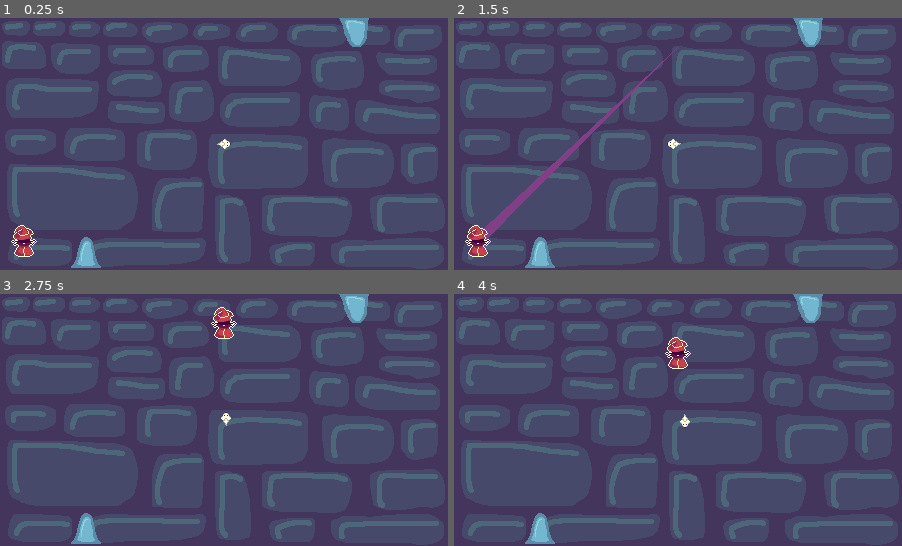
Above: before the commit, frames 1-4 (two rows, left to right).
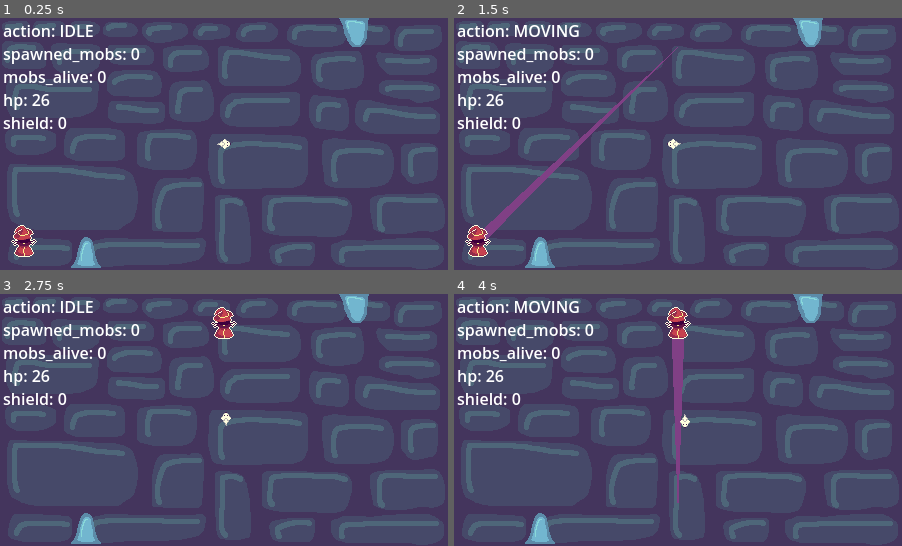
Above: after the commit, the same moments.

Repository: BlendyDev/GMTK2025
Game: Godot game, scene res://Scenes/level.tscn
The game is run twice, just before and just after one commit, with the same random seed, the same clock (stepped at 60 frames per second) and the same inputs. Sound files missing from this copy of the repository are replaced by a short silence.
Inputs (mouse positions are in pixels of both pictures, inside the frame that each line leads up to):
- Up to frame 1 (0.25 s): no input
- Up to frame 2 (1.5 s): tap Enter at 0.5 s; hold Space (Space) 0.53-1.28 s; hold Up (Up) from 0.53 s (still down); click (678, 144) at 0.67 s; move the mouse to (655, 144) at 1.27 s; tap Space (Space) at 1.35 s; click (655, 144) at 1.42 s
- Up to frame 3 (2.75 s): keep holding Up (Up); move the mouse to (232, 414) at 2.02 s; hold Space (Space) from 2.03 s (still down); click (232, 414) at 2.17 s
- Up to frame 4 (4 s): keep holding Up (Up); move the mouse to (673, 425) at 2.77 s; release Space (Space) at 2.78 s; tap Space (Space) at 2.85, 3.5 s; click (673, 425) at 2.92 s; move the mouse to (709, 422) at 3.52 s; hold Space (Space) from 3.53 s (still down); click (709, 422) at 3.67 s

The runs differ from the first frame. In frame 1, 2.1% of the frame differs, in the area x 0-32%, y 2-45%; in frame 2, 2.3%; in frame 3, 2.1%; in frame 4, 4.0%, in the area x 0-53%, y 2-83%.

Commit message:
fix: camera autoload, boss movement speed based on distance, parametrize boss speed, debug menu, fix unpause hiding mouse pre playing state

Diff:
--- a/Scenes/boss.tscn
+++ b/Scenes/boss.tscn
@@ -141,6 +141,47 @@
 "values": [Color(1, 1, 1, 1)]
 }
 
+[sub_resource type="Animation" id="Animation_q76ad"]
+resource_name = "shielding"
+length = 0.4
+loop_mode = 1
+tracks/0/type = "value"
+tracks/0/imported = false
+tracks/0/enabled = true
+tracks/0/path = NodePath("AnimatedSprite2D:animation")
+tracks/0/interp = 1
+tracks/0/loop_wrap = true
+tracks/0/keys = {
+"times": PackedFloat32Array(0),
+"transitions": PackedFloat32Array(1),
+"update": 1,
+"values": [&"shielding"]
+}
+tracks/1/type = "value"
+tracks/1/imported = false
+tracks/1/enabled = true
+tracks/1/path = NodePath("AnimatedSprite2D:frame")
+tracks/1/interp = 1
+tracks/1/loop_wrap = true
+tracks/1/keys = {
+"times": PackedFloat32Array(0, 0.2),
+"transitions": PackedFloat32Array(1, 1),
+"update": 1,
+"values": [0, 1]
+}
+tracks/2/type = "value"
+tracks/2/imported = false
+tracks/2/enabled = true
+tracks/2/path = NodePath("AnimatedSprite2D:modulate")
+tracks/2/interp = 1
+tracks/2/loop_wrap = true
+tracks/2/keys = {
+"times": PackedFloat32Array(0),
+"transitions": PackedFloat32Array(1),
+"update": 0,
+"values": [Color(1, 1, 1, 1)]
+}
+
 [sub_resource type="Animation" id="Animation_odcco"]
 resource_name = "spawning"
 length = 0.4
@@ -180,47 +221,6 @@
 "transitions": PackedFloat32Array(1),
 "update": 0,
 "values": [Color(1, 1, 1, 0.611765)]
-}
-
-[sub_resource type="Animation" id="Animation_q76ad"]
-resource_name = "shielding"
-length = 0.4
-loop_mode = 1
-tracks/0/type = "value"
-tracks/0/imported = false
-tracks/0/enabled = true
-tracks/0/path = NodePath("AnimatedSprite2D:animation")
-tracks/0/interp = 1
-tracks/0/loop_wrap = true
-tracks/0/keys = {
-"times": PackedFloat32Array(0),
-"transitions": PackedFloat32Array(1),
-"update": 1,
-"values": [&"shielding"]
-}
-tracks/1/type = "value"
-tracks/1/imported = false
-tracks/1/enabled = true
-tracks/1/path = NodePath("AnimatedSprite2D:frame")
-tracks/1/interp = 1
-tracks/1/loop_wrap = true
-tracks/1/keys = {
-"times": PackedFloat32Array(0, 0.2),
-"transitions": PackedFloat32Array(1, 1),
-"update": 1,
-"values": [0, 1]
-}
-tracks/2/type = "value"
-tracks/2/imported = false
-tracks/2/enabled = true
-tracks/2/path = NodePath("AnimatedSprite2D:modulate")
-tracks/2/interp = 1
-tracks/2/loop_wrap = true
-tracks/2/keys = {
-"times": PackedFloat32Array(0),
-"transitions": PackedFloat32Array(1),
-"update": 0,
-"values": [Color(1, 1, 1, 1)]
 }
 
 [sub_resource type="AnimationLibrary" id="AnimationLibrary_q76ad"]
--- a/Scenes/level.tscn
+++ b/Scenes/level.tscn
@@ -44,6 +44,20 @@
 
 [node name="Level" type="Node2D"]
 script = ExtResource("1_ha31o")
+
+[node name="DebugText" type="RichTextLabel" parent="."]
+anchors_preset = 15
+anchor_right = 1.0
+anchor_bottom = 1.0
+offset_left = -221.0
+offset_top = -125.0
+offset_right = 176.0
+offset_bottom = 79.0
+grow_horizontal = 2
+grow_vertical = 2
+mouse_filter = 2
+text = "popbob"
+fit_content = true
 
 [node name="Trail" type="StaticBody2D" parent="."]
 collision_layer = 256
--- a/Scripts/boss.gd
+++ b/Scripts/boss.gd
@@ -17,11 +17,12 @@
 @onready var timer = $SwitchAction
 @onready var rng = RandomNumberGenerator.new()
 @onready var animation_player := $AnimationPlayer
+@onready var debug_text: RichTextLabel = $"../DebugText"
 
 enum Action {PRE, IDLE, MOVING, SPAWNING, SHIELD, SHIELD_MOVING, DYING}
 @export var action: Action
-var speed = 250.0
 var hp = 26
+var shield = 0
 @onready var snapped_pos = CENTER
 @onready var trail_curve = preload("res://Templates/boss_trail_curve.tres")
 @onready var mob_scene = preload("res://Scenes/mob.tscn")
@@ -30,6 +31,8 @@
 var line_tween: Tween
 var pos_tween: Tween
 var available_locations := [UP_LEFT, LEFT, DOWN_LEFT, DOWN, DOWN_RIGHT, RIGHT, UP_RIGHT, UP]
+@export var dash_speed := 300.0
+@export var spawn_shield_speed := 100.0
 
 func _ready() -> void:
 	action = Action.PRE
@@ -39,12 +42,13 @@
 
 func _process(delta: float) -> void:
 	if (Engine.time_scale == 0): return
+	debug_text.text = "action: " + Action.keys()[action] + "\nspawned_mobs: " + str(spawned_mobs) + "\nmobs_alive: " + str(mobs_alive) + "\nhp: " + str(hp) + "\nshield: " + str(shield)
 	if (action == Action.SHIELD and mobs_alive == 0):
 		start_spawning()
 
 func start_spawning():
 	action = Action.SPAWNING
-	trail_to_random_pos(1.5)
+	trail_to_random_pos(spawn_shield_speed)
 	animation_player.play("spawning")
 	spawned_mobs = 0
 
@@ -75,14 +79,14 @@
 	if (Input.is_key_pressed(KEY_SPACE)):
 		pass
 
-func move(index: int, time_sec: float = 0.5):
+func move(index: int, move_speed: float = dash_speed):
 	var new_pos = available_locations.get(index)
 	available_locations.remove_at(index)
 	available_locations.append(snapped_pos)
 	snapped_pos = new_pos
-	trail_to_move(snapped_pos, time_sec)
+	trail_to_move(snapped_pos, move_speed)
 
-func trail_to_move(pos: Vector2, time_sec: float = 0.5):
+func trail_to_move(pos: Vector2, move_speed: float = dash_speed):
 	if (pos_tween):
 		pos_tween.kill()
 	var line = Line2D.new()
@@ -98,14 +102,14 @@
 	line_tween.set_trans(Tween.TRANS_CUBIC)
 	line_tween.tween_property(line, "width", 0, 0.75)
 	line_tween.tween_callback(line.queue_free)
-	line_tween.tween_callback(execute_move.bind(pos, time_sec))
+	line_tween.tween_callback(execute_move.bind(pos, move_speed))
 
 
-func execute_move(pos: Vector2, time_sec: float = 0.5):
+func execute_move(pos: Vector2, move_speed: float = dash_speed):
 	pos_tween = get_tree().create_tween()
 	pos_tween.set_ease(Tween.EASE_OUT)
 	pos_tween.set_trans(Tween.TRANS_QUINT)
-	pos_tween.tween_property(self, "position", pos, time_sec)
+	pos_tween.tween_property(self, "position", pos, pos.distance_to(position) / move_speed)
 	pos_tween.tween_callback(finish_move)
 
 func move_to(loc: Vector2):
@@ -129,7 +133,7 @@
 			else: action = Action.SHIELD
 		elif (action == Action.SPAWNING):
 			if (spawned_mobs < 3):
-				trail_to_random_pos(1.5)
+				trail_to_random_pos(spawn_shield_speed)
 				spawn_mob()
 				mobs_alive += 1
 				timer.wait_time = 1.5
@@ -139,7 +143,7 @@
 					spawned_mobs = 0
 					action = Action.SHIELD_MOVING
 					animation_player.play("shielding")
-					trail_to_move(UP_LEFT, 1.5)
+					trail_to_move(UP_LEFT, spawn_shield_speed)
 				else:
 					start_spawning()
 		return
@@ -162,10 +166,10 @@
 	mob.call_deferred("init_random")
 	pass
 
-func trail_to_random_pos(time_sec: float = 0.5):
+func trail_to_random_pos(move_speed: float = dash_speed):
 	var x := rng.randf_range(LEFT.x, RIGHT.x)
 	var y := rng.randf_range(DOWN.y, UP.y)
-	trail_to_move(Vector2(x, y), time_sec)
+	trail_to_move(Vector2(x, y), move_speed)
 
 func _on_player_detect_area_entered(area: Area2D) -> void:
 	if (Input.is_key_pressed(KEY_SPACE)):
@@ -175,7 +179,7 @@
 			hp -= 1
 			if (hp%5 == 0):
 				if (action == Action.IDLE):
-					trail_to_random_pos(1.5)
+					trail_to_random_pos(spawn_shield_speed)
 					timer.wait_time = 1.5
 					timer.start()
 				animation_player.play("spawning")
--- a/Scripts/level.gd
+++ b/Scripts/level.gd
@@ -1,5 +1,7 @@
 extends Node2D
 class_name Level
+
+@onready var player: Player = $Player
 
 func pause():
 	$PauseMenu.visible = true
@@ -8,8 +10,7 @@
 func unpause():
 	$PauseMenu.visible = false
 	Engine.time_scale = 1
-	Input.set_mouse_mode(Input.MOUSE_MODE_CAPTURED)
-
+	if player.playing: Input.set_mouse_mode(Input.MOUSE_MODE_CAPTURED)
 
 func _process(delta: float) -> void:
 	if Input.is_action_just_pressed("Esc") and !$PauseMenu.visible:
--- a/project.godot
+++ b/project.godot
@@ -18,7 +18,6 @@
 [autoload]
 
 AudioController="*res://Scenes/audio_controller.tscn"
-Camera2d="*res://Scenes/camera_2d.tscn"
 
 [display]
 
